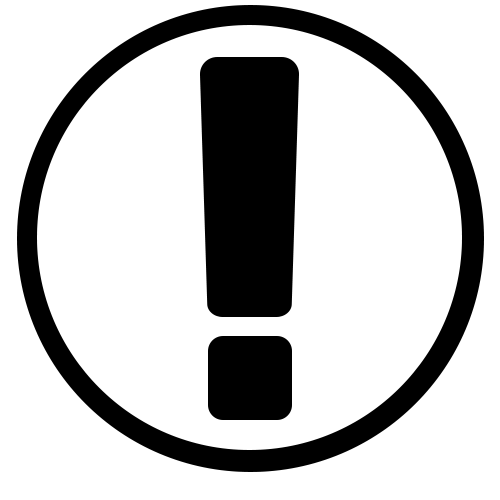
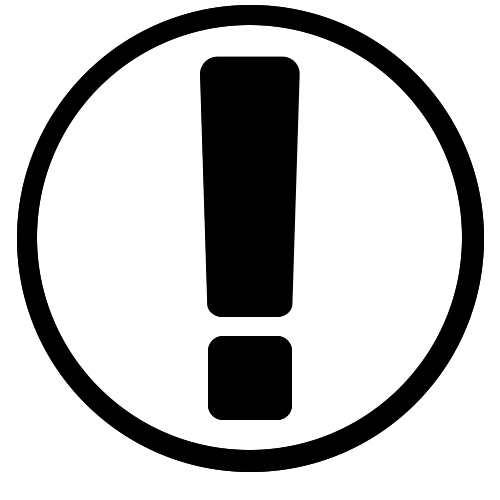
The second 500×500 image is a revision of the first. Changes to its layers:
added group "Group 1 copy" with 1 layers above "Group 1" over [17, 5, 484, 472]
added layer "Rounded Rectangle 1" (1st of 2, in "Group 1 copy") in group "Group 1 copy" over [17, 5, 484, 472]
added group "Group 1" with 3 layers over [17, 5, 484, 472]
moved "Rounded Rectangle 1" (2nd of 2, in "Group 1") into group "Group 1" over [208, 336, 292, 420]
moved "Rounded Rectangle 2" into group "Group 1" over [200, 57, 299, 317]
moved "Ellipse 2" into group "Group 1" over [17, 5, 484, 472]
